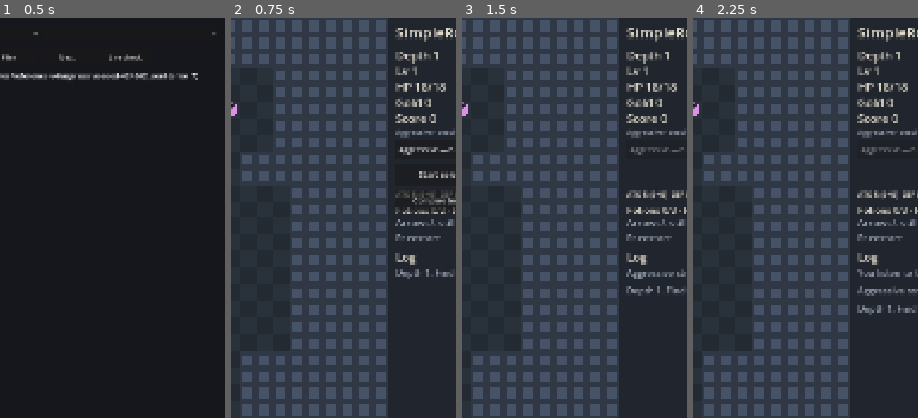
Above: before the commit, frames 1-4 (left to right).
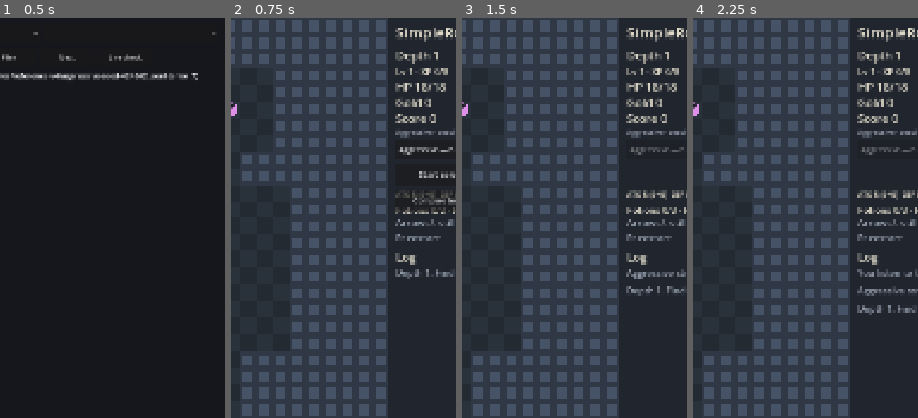
Above: after the commit, the same moments.

Repository: torafugu/anarogue
Game: Godot game, scene res://scenes/replay.tscn
The game is run twice, just before and just after one commit, with the same random seed, the same clock (stepped at 60 frames per second) and the same inputs.
Inputs:
- Up to frame 1 (0.5 s): no input
- Up to frame 2 (0.75 s): click "Live check" at 0.5 s
- Up to frame 3 (1.5 s): click "Start selected strategy" at 1.25 s
- Up to frame 4 (2.25 s): tap Enter at 2 s; hold Right (move_right) from 2.03 s (still down); tap . (wait_turn) at 2.1 s
The pictures show only the part of the screen within x 32-82%, y 0-50%; the shares and areas given below are measured in that part.

Frame 1 is identical in both runs. In frame 2, 0.3% of the frame differs, in the area x 72-97%, y 12-15%; in frame 3, 0.3%; in frame 4, 0.3%.

Commit message:
Show player level and XP progress in game and replay UI

Diff:
--- a/game/scripts/main.gd
+++ b/game/scripts/main.gd
@@ -1616,7 +1616,7 @@
 
 	draw_string(font, Vector2(hud_x, 48), "SimpleRogue", HORIZONTAL_ALIGNMENT_LEFT, -1, 36, COLORS["text"])
 	draw_string(font, Vector2(hud_x, 100), "Depth %d" % player["depth"], HORIZONTAL_ALIGNMENT_LEFT, -1, 28, COLORS["text"])
-	draw_string(font, Vector2(hud_x, 138), "Lv %d" % player["level"], HORIZONTAL_ALIGNMENT_LEFT, -1, 28, COLORS["text"])
+	draw_string(font, Vector2(hud_x, 138), "Lv %d · XP %d/%d" % [player["level"], player["xp"], player["level"] * 8], HORIZONTAL_ALIGNMENT_LEFT, -1, 22, COLORS["text"])
 	draw_string(font, Vector2(hud_x, 176), "HP %d/%d" % [player["hp"], player["max_hp"]], HORIZONTAL_ALIGNMENT_LEFT, -1, 28, COLORS["danger"] if player["hp"] <= 6 else COLORS["text"])
 	draw_string(font, Vector2(hud_x, 214), "Gold %d" % player["gold"], HORIZONTAL_ALIGNMENT_LEFT, -1, 28, COLORS["text"])
 	draw_string(font, Vector2(hud_x, 252), "Score %d" % player["score"], HORIZONTAL_ALIGNMENT_LEFT, -1, 28, COLORS["text"])
--- a/game/scripts/replay_viewer.gd
+++ b/game/scripts/replay_viewer.gd
@@ -315,10 +315,11 @@
 		result_popup.show()
 		layout_result_popup()
 	var rule: String = frame["rule_id"]
-	var line := "%s  ·  frame %d/%d  ·  turn %d  ·  depth %d  ·  HP %d/%d"
+	var line := "%s  ·  frame %d/%d  ·  turn %d  ·  depth %d\nLv %d  ·  XP %d/%d  ·  HP %d/%d"
 	status_label.text = line % [
 		frame["strategy_id"], frame_index + 1, replay.frames.size(), frame["turn"],
-		frame["depth"], player.get("hp", 0), player.get("max_hp", 0)
+		frame["depth"], player.get("level", 1), player.get("xp", 0), int(player.get("level", 1)) * 8,
+		player.get("hp", 0), player.get("max_hp", 0)
 	]
 	status_label.text += "  ·  ATK %d (%d+%d)  DEF %d (%d+%d)" % [player.get("attack", 0), player.get("base_attack", player.get("attack", 0)), player.get("attack_bonus", 0), player.get("defense", 0), player.get("base_defense", 0), player.get("defense_bonus", 0)]
 	status_label.text += "  ·  Potions %d/3" % int(player.get("inventory", {}).get("health_potion", 0))
Not shown, changed: USER_MANUAL.md
Not shown, changed: viewer/src/main.ts
